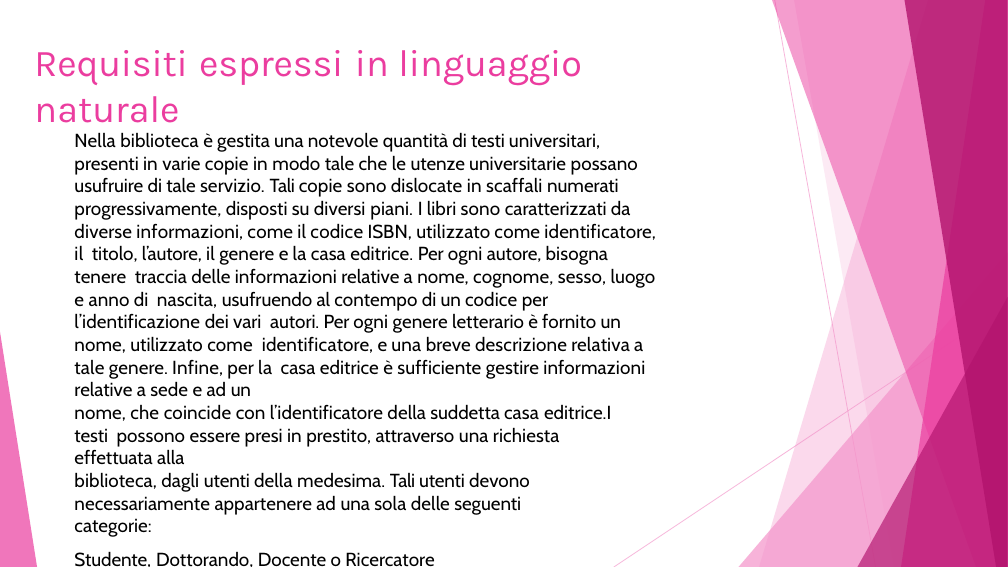
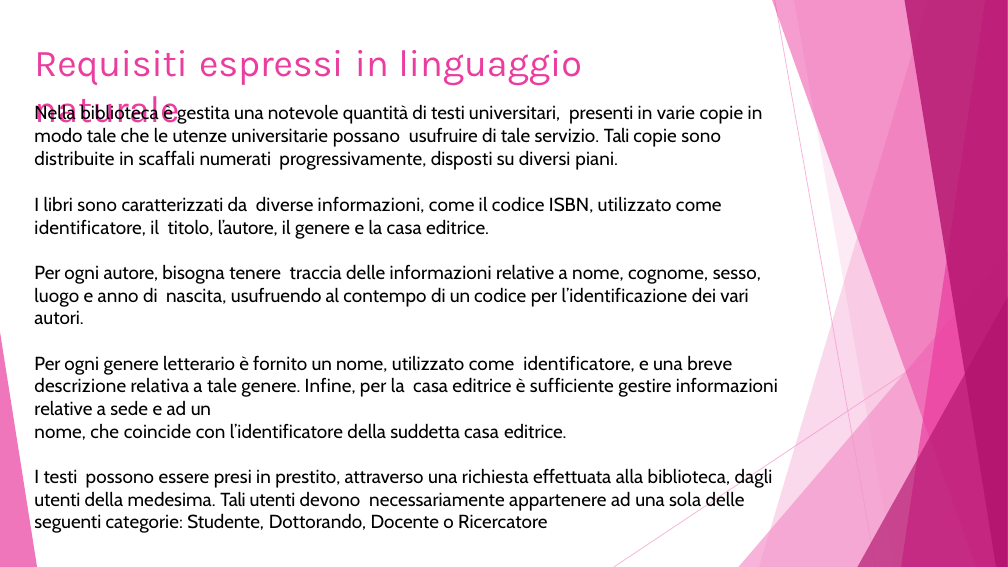
Before and after one commit to Damiana-Arangio/database-biblioteca, a slide deck: slide 2 of docs/presentazione.pptx (slide 3 before the commit). Drawn at 1008x567 pixels with LibreOffice and Linux fonts; fonts in the diff are those of the drawing. Boxes give left, top, right and bottom in pixels: in the first picture for what was removed or moved away, otherwise in the second. Text is boxed around its words. In the diff, an @@ line names an element or a change of style, - is before the commit and + after.

```diff
--- a/docs/presentazione.pptx
+++ b/docs/presentazione.pptx
@@ text at <box>34,103,778,530</box>: text changed @@
-Nella biblioteca è gestita una notevole quantità di testi universitari, presenti in varie copie in modo tale che le utenze universitarie possano usufruire di tale servizio. Tali copie sono dislocate in scaffali numerati progressivamente, disposti su diversi piani. I libri sono caratterizzati da diverse informazioni, come il codice ISBN, utilizzato come identificatore, il titolo, l’autore, il genere e la casa editrice. Per ogni autore, bisogna tenere traccia delle informazioni relative a nome, cognome, sesso, luogo e anno di nascita, usufruendo al contempo di un codice per l’identificazione dei vari autori. Per ogni genere letterario è fornito un nome, utilizzato come identificatore, e una breve descrizione relativa a tale genere. Infine, per la casa editrice è sufficiente gestire informazioni relative a sede e ad un
-nome, che coincide con l’identificatore della suddetta casa editrice.I testi possono essere presi in prestito, attraverso una richiesta effettuata alla
-biblioteca, dagli utenti della medesima. Tali utenti devono necessariamente appartenere ad una sola delle seguenti categorie:
-Studente, Dottorando, Docente o Ricercatore
+Nella biblioteca è gestita una notevole quantità di testi universitari, presenti in varie copie in modo tale che le utenze universitarie possano usufruire di tale servizio. Tali copie sono distribuite in scaffali numerati progressivamente, disposti su diversi piani.
+I libri sono caratterizzati da diverse informazioni, come il codice ISBN, utilizzato come identificatore, il titolo, l’autore, il genere e la casa editrice.
+Per ogni autore, bisogna tenere traccia delle informazioni relative a nome, cognome, sesso, luogo e anno di nascita, usufruendo al contempo di un codice per l’identificazione dei vari autori.
+Per ogni genere letterario è fornito un nome, utilizzato come identificatore, e una breve descrizione relativa a tale genere. Infine, per la casa editrice è sufficiente gestire informazioni relative a sede e ad un
+nome, che coincide con l’identificatore della suddetta casa editrice.
+I testi possono essere presi in prestito, attraverso una richiesta effettuata alla biblioteca, dagli utenti della medesima. Tali utenti devono necessariamente appartenere ad una sola delle seguenti categorie: Studente, Dottorando, Docente o Ricercatore
```
Also in this commit, not shown: 9 other slides changed, 1 slide removed.
